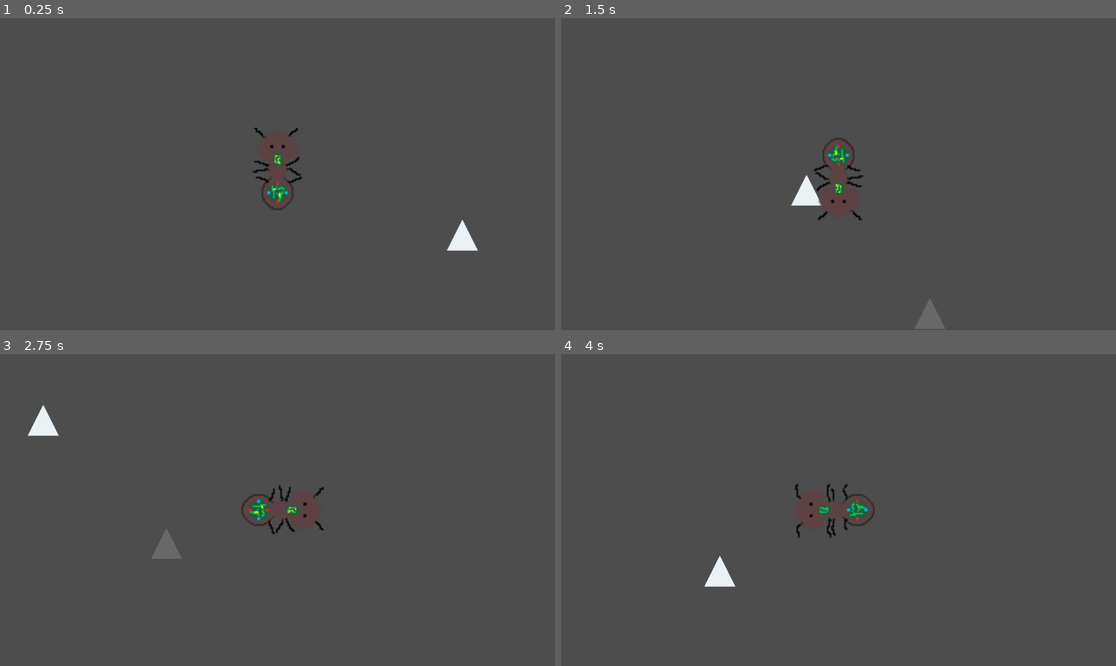
Above: before the commit, frames 1-4 (two rows, left to right).
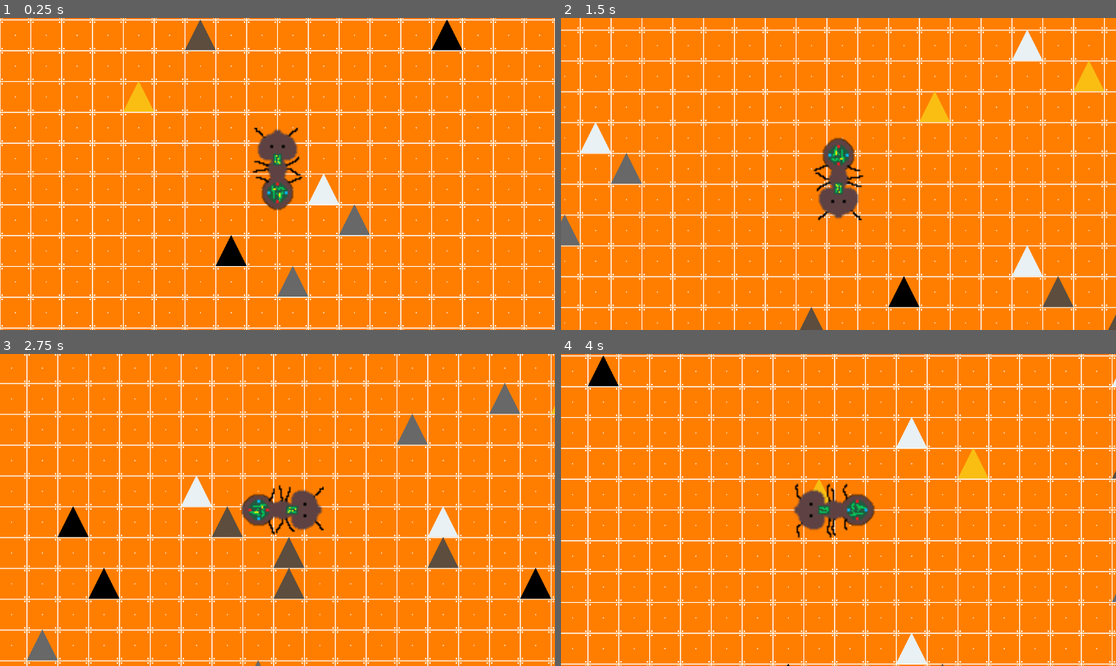
Above: after the commit, the same moments.

Repository: J5Casey/hive
Game: Godot game, scene res://scenes/main.tscn
Same seed, same stepped clock (60 frames per second), same inputs: the game is played once before the commit and once after it.
Inputs:
- Up to frame 1 (0.25 s): no input
- Up to frame 2 (1.5 s): tap Enter at 0.5 s; hold D (move_right) 0.53-1.28 s; hold Shift (run) 0.53-1.28 s; hold S (move_down) from 1.28 s (still down); tap Shift (run) at 1.35 s
- Up to frame 3 (2.75 s): release S (move_down) at 2.03 s; hold D (move_right) from 2.03 s (still down); hold Shift (run) from 2.03 s (still down)
- Up to frame 4 (4 s): release D (move_right) at 2.78 s; release Shift (run) at 2.78 s; hold W (move_up) 2.78-3.53 s; tap Shift (run) at 2.85 s; hold A (move_left) from 3.53 s (still down); hold Shift (run) from 3.53 s (still down)

The runs differ from the first frame. In frame 1, 99% of the frame differs, in the area x 0-100%, y 0-100%; in frame 2, 98%; in frame 3, 98%; in frame 4, 99%.

Commit message:
Fixed stupid id issue

Diff:
--- a/scenes/world.tscn
+++ b/scenes/world.tscn
@@ -1,99 +1,16 @@
 [gd_scene load_steps=6 format=3 uid="uid://bgj1dwv31fw3n"]
 
 [ext_resource type="Script" path="res://scripts/world_generator.gd" id="1_7yhe5"]
-[ext_resource type="Texture2D" uid="uid://d2rraimgw7ws7" path="res://assets/sprites/kenney_pattern-pack/Tilesheet/patternPack_tilesheet_orng.png" id="2_rs44w"]
+[ext_resource type="Texture2D" uid="uid://cgv4hhqi3v3j3" path="res://assets/sprites/kenney_pattern-pack/devTile.png" id="2_rcpt7"]
 
-[sub_resource type="TileSetAtlasSource" id="TileSetAtlasSource_2vrkr"]
-texture = ExtResource("2_rs44w")
-texture_region_size = Vector2i(256, 256)
+[sub_resource type="TileSetAtlasSource" id="TileSetAtlasSource_7s1x5"]
+texture = ExtResource("2_rcpt7")
+texture_region_size = Vector2i(64, 64)
 0:0/0 = 0
-1:0/0 = 0
-2:0/0 = 0
-3:0/0 = 0
-4:0/0 = 0
-5:0/0 = 0
-6:0/0 = 0
-7:0/0 = 0
-8:0/0 = 0
-9:0/0 = 0
-10:0/0 = 0
-11:0/0 = 0
-0:1/0 = 0
-1:1/0 = 0
-2:1/0 = 0
-3:1/0 = 0
-4:1/0 = 0
-5:1/0 = 0
-6:1/0 = 0
-7:1/0 = 0
-8:1/0 = 0
-9:1/0 = 0
-10:1/0 = 0
-11:1/0 = 0
-0:2/0 = 0
-1:2/0 = 0
-2:2/0 = 0
-3:2/0 = 0
-4:2/0 = 0
-5:2/0 = 0
-6:2/0 = 0
-7:2/0 = 0
-8:2/0 = 0
-9:2/0 = 0
-10:2/0 = 0
-11:2/0 = 0
-0:3/0 = 0
-1:3/0 = 0
-2:3/0 = 0
-3:3/0 = 0
-4:3/0 = 0
-5:3/0 = 0
-6:3/0 = 0
-7:3/0 = 0
-8:3/0 = 0
-9:3/0 = 0
-10:3/0 = 0
-11:3/0 = 0
-0:4/0 = 0
-1:4/0 = 0
-2:4/0 = 0
-3:4/0 = 0
-4:4/0 = 0
-5:4/0 = 0
-6:4/0 = 0
-7:4/0 = 0
-8:4/0 = 0
-9:4/0 = 0
-10:4/0 = 0
-11:4/0 = 0
-0:5/0 = 0
-1:5/0 = 0
-2:5/0 = 0
-3:5/0 = 0
-4:5/0 = 0
-5:5/0 = 0
-6:5/0 = 0
-7:5/0 = 0
-8:5/0 = 0
-9:5/0 = 0
-10:5/0 = 0
-11:5/0 = 0
-0:6/0 = 0
-1:6/0 = 0
-2:6/0 = 0
-3:6/0 = 0
-4:6/0 = 0
-5:6/0 = 0
-6:6/0 = 0
-7:6/0 = 0
-8:6/0 = 0
-9:6/0 = 0
-10:6/0 = 0
-11:6/0 = 0
 
 [sub_resource type="TileSet" id="TileSet_5f6vr"]
-tile_size = Vector2i(256, 256)
-sources/4 = SubResource("TileSetAtlasSource_2vrkr")
+tile_size = Vector2i(64, 64)
+sources/0 = SubResource("TileSetAtlasSource_7s1x5")
 
 [sub_resource type="TileSet" id="TileSet_uorjy"]
 tile_size = Vector2i(64, 64)
--- a/scripts/player.gd
+++ b/scripts/player.gd
@@ -1,7 +1,7 @@
 extends CharacterBody2D
 
 @export var speed := 400.0
-@export var run_speed_multiplier := 1.5
+@export var run_speed_multiplier := 2
 @export var min_zoom := 0.2
 @export var max_zoom := 1.0
 @export var zoom_speed := 5
--- a/scripts/world_generator.gd
+++ b/scripts/world_generator.gd
@@ -1,6 +1,6 @@
 extends Node2D
 
-@export var tile_size := 256
+@export var tile_size := 64
 @export var view_distance := 10
 
 const ResourceScene = preload("res://scenes/resource.tscn")
@@ -24,7 +24,7 @@
 		for y in range(start_y, end_y + 1):
 			var tile_pos = Vector2i(x, y)
 			if $TileLayer0.get_cell_source_id(tile_pos) == -1:  # Check if the tile is not loaded
-				$TileLayer0.set_cell(Vector2i(x, y), 0, Vector2i(1,6))  # Load the tile
+				$TileLayer0.set_cell(tile_pos, 0, Vector2i(0,0))  # Load the tile
 				maybe_spawn_resource(tile_pos)
 
 func maybe_spawn_resource(tile_position: Vector2i) -> void:
